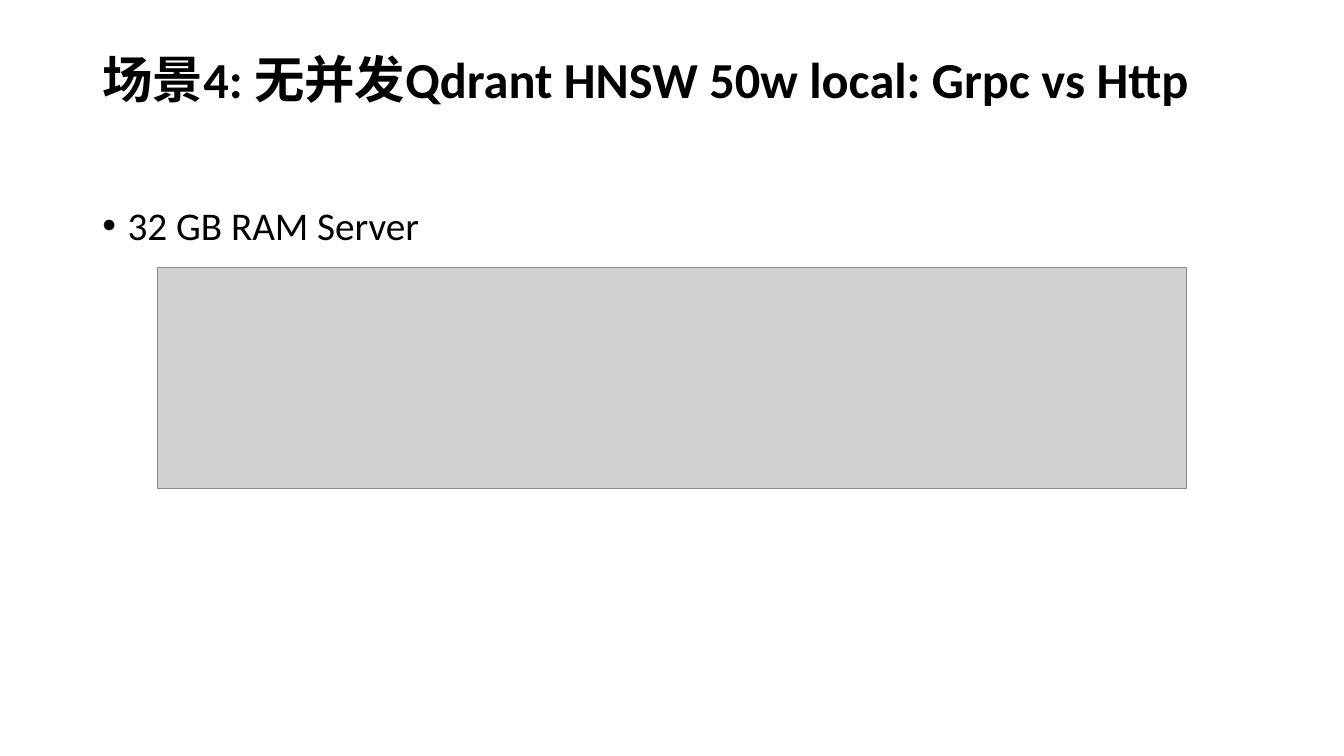
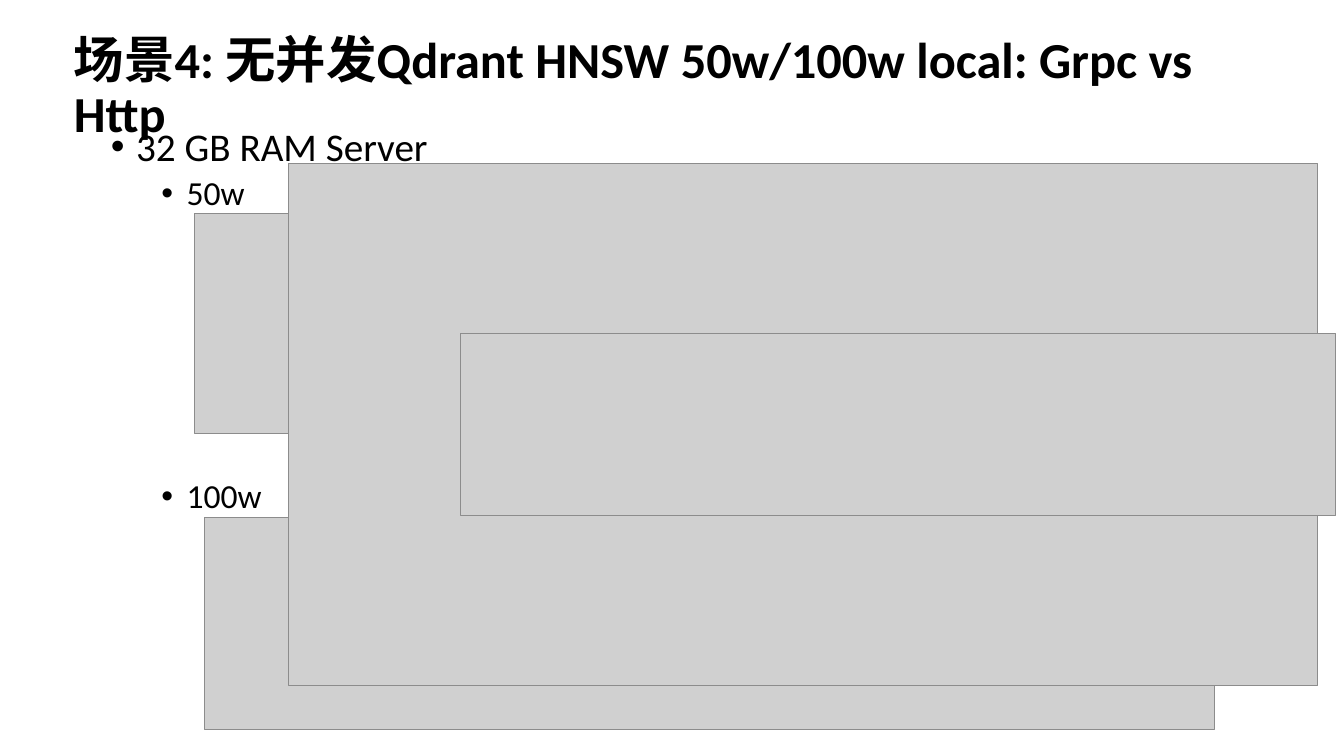
Before and after one commit to AwesomeYuer/PostgreSQL.PgVector.Performance, a slide deck: slide 17 of Vector.DataBases.And.Performance.Awesome.Yuer.pptx. Drawn at 1344x756 pixels with LibreOffice and Linux fonts; fonts in the diff are those of the drawing; grey boxes stand for pictures. Boxes give left, top, right and bottom in pixels: in the first picture for what was removed or moved away, otherwise in the second. Text is boxed around its words. In the diff, an @@ line names an element or a change of style, - is before the commit and + after.

```diff
--- a/Vector.DataBases.And.Performance.Awesome.Yuer.pptx
+++ b/Vector.DataBases.And.Performance.Awesome.Yuer.pptx
@@ title at (x1=74, y1=35, x2=1193, y2=144): text changed @@
-场景4: 无并发Qdrant HNSW 50w local: Grpc vs Http
+场景4: 无并发Qdrant HNSW 50w/100w local: Grpc vs Http
@@ text "32 GB RAM Server" moved from (x1=128, y1=214, x2=419, y2=241) to (x1=136, y1=128, x2=428, y2=509) @@
@@ picture added at (x1=288, y1=163, x2=1318, y2=686) @@
@@ text at (x1=187, y1=183, x2=262, y2=509): paragraphs added @@
+  • 50w
+  • 100w
@@ picture moved from (x1=157, y1=268, x2=1187, y2=489) to (x1=195, y1=213, x2=1224, y2=434) @@
@@ picture added at (x1=461, y1=333, x2=1336, y2=515) @@
@@ picture added at (x1=205, y1=517, x2=1215, y2=729) @@
```
Also in this commit, not shown: 1 slide added.
